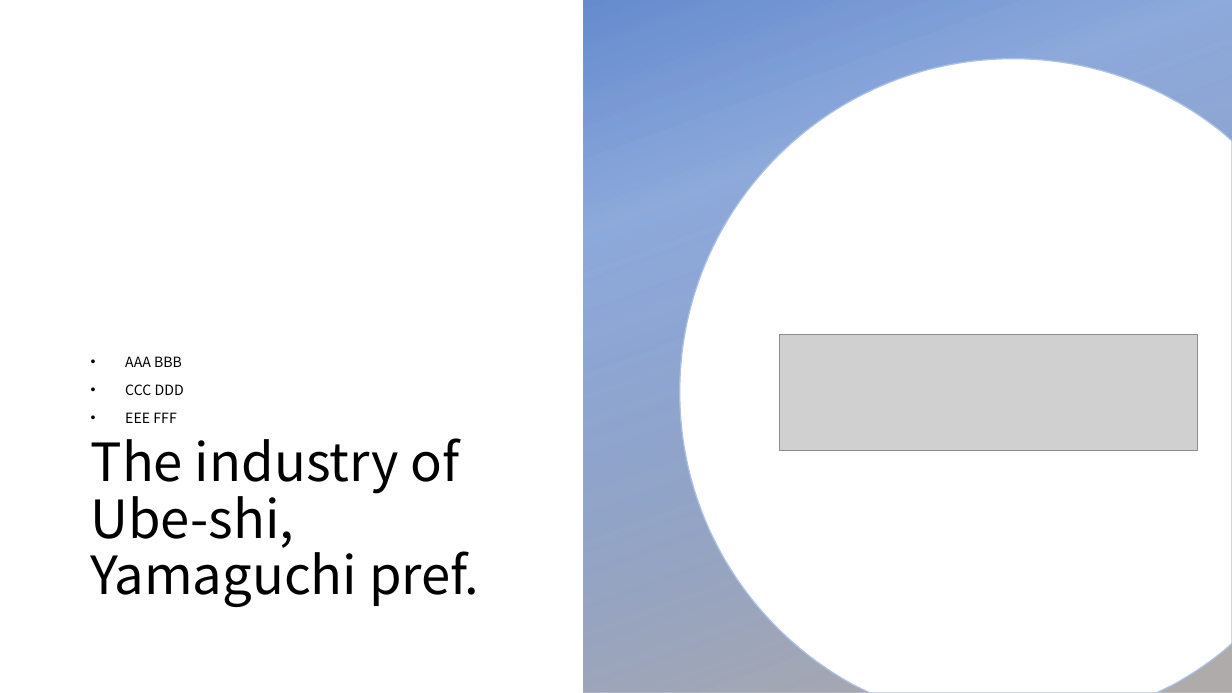
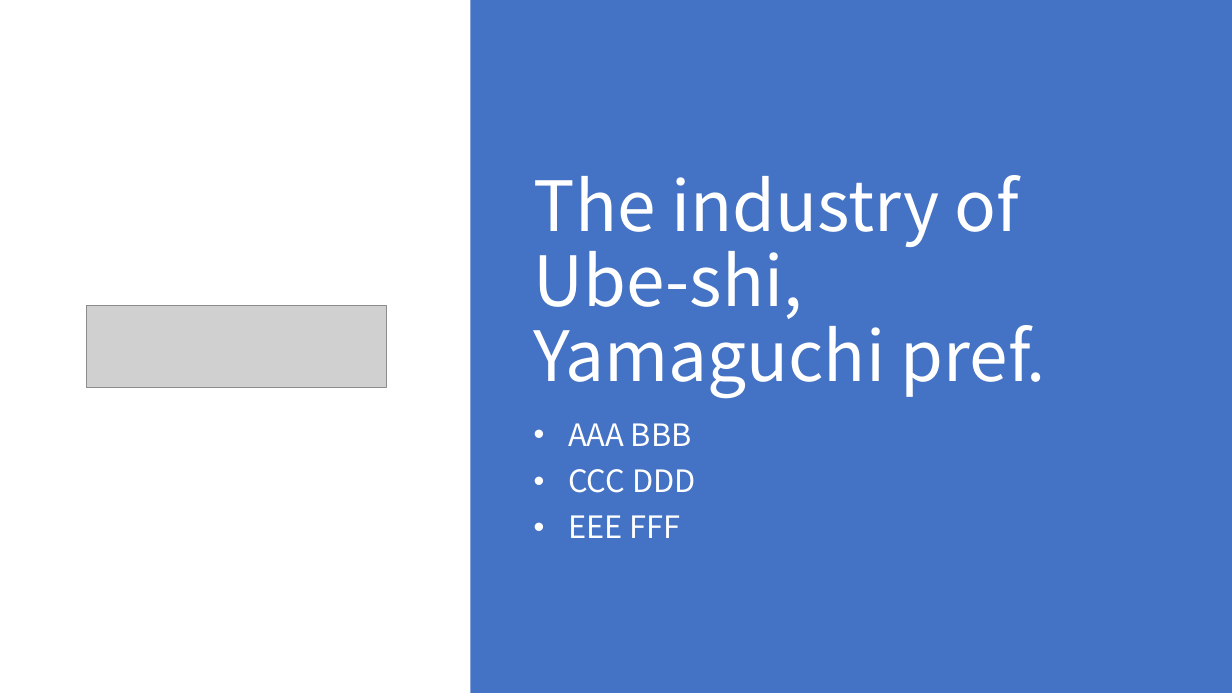
Before and after one commit to keikei11/world-econ-asg-2, a slide deck: slide 1 of presentation.pptx. Drawn at 1232x693 pixels with LibreOffice and Linux fonts; fonts in the diff are those of the drawing; grey boxes stand for pictures; background and template pictures are left out. Boxes give left, top, right and bottom in pixels: in the first picture for what was removed or moved away, otherwise in the second. Text is boxed around its words. In the diff, an @@ line names an element or a change of style, - is before the commit and + after.

Commit message:
Add two figures to presentation.pptx

```diff
--- a/presentation.pptx
+++ b/presentation.pptx
@@ rectangle: place and size @@
-rectangle at box(583, 0, 1232, 693)
+rectangle at box(470, 0, 1232, 693)
@@ rectangle at box(470, 0, 1232, 693): fill gradient #4472C4 to #AFABAB to #4472C4 @@
@@ freeform shape removed at box(680, 59, 1232, 693) @@
@@ title "The industry of Ube-shi, Yamaguchi ...": place and size @@
-title "The industry of Ube-shi, Yamaguchi ..." at box(91, 438, 479, 607)
+title "The industry of Ube-shi, Yamaguchi ..." at box(534, 175, 1046, 398)
@@ title "The industry of Ube-shi, Yamaguchi ..." at box(534, 175, 1046, 398): size 41 to 54 pt, text colour #000000 to #FFFFFF; vertical alignment top to bottom @@
@@ picture: place and size @@
-picture at box(779, 335, 1198, 450)
+picture at box(86, 305, 385, 388)
@@ subtitle "AAA BBB": place and size @@
-subtitle "AAA BBB" at box(125, 356, 184, 423)
+subtitle "AAA BBB" at box(568, 423, 696, 538)
@@ subtitle "AAA BBB" at box(568, 423, 696, 538): size 11 to 24 pt, text colour #000000 to #FFFFFF; vertical alignment bottom to top @@
```
Also in this commit, not shown: 2 slides added.
